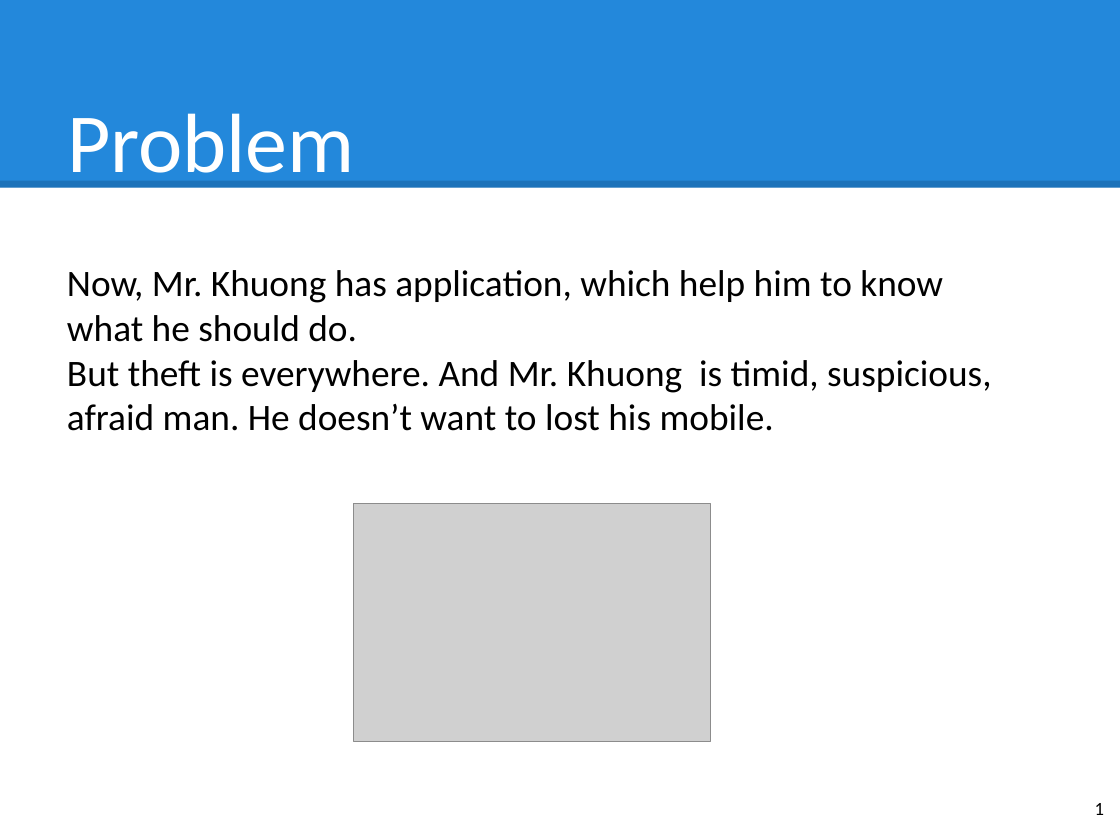
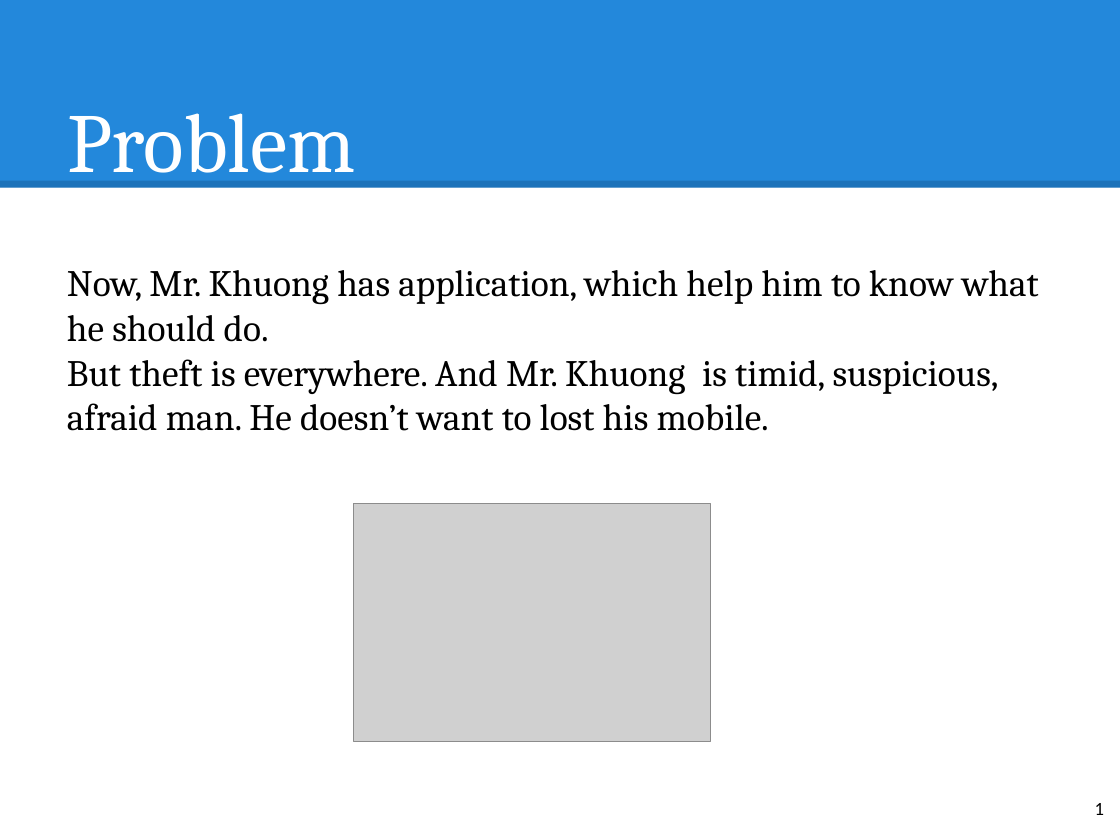
Before and after one commit to hqt/street-router, a slide deck: slide 1 of Document/presentation/nam/wear.pptx. Drawn at 1120x840 pixels with LibreOffice and Linux fonts; fonts in the diff are those of the drawing; grey boxes stand for pictures. Boxes give left, top, right and bottom in pixels: in the first picture for what was removed or moved away, otherwise in the second. Text is boxed around its words. In the diff, an @@ line names an element or a change of style, - is before the commit and + after.

```diff
--- a/Document/presentation/nam/wear.pptx
+++ b/Document/presentation/nam/wear.pptx
@@ text "Problem" at bbox=[67, 113, 356, 190]: font Calibri to Cambria @@
@@ text "Now, Mr. Khuong has application, ..." at bbox=[67, 270, 1039, 431]: font Calibri to Cambria @@
```
Also in this commit, not shown: 5 other slides changed, 5 slides added, 1 slide removed.
